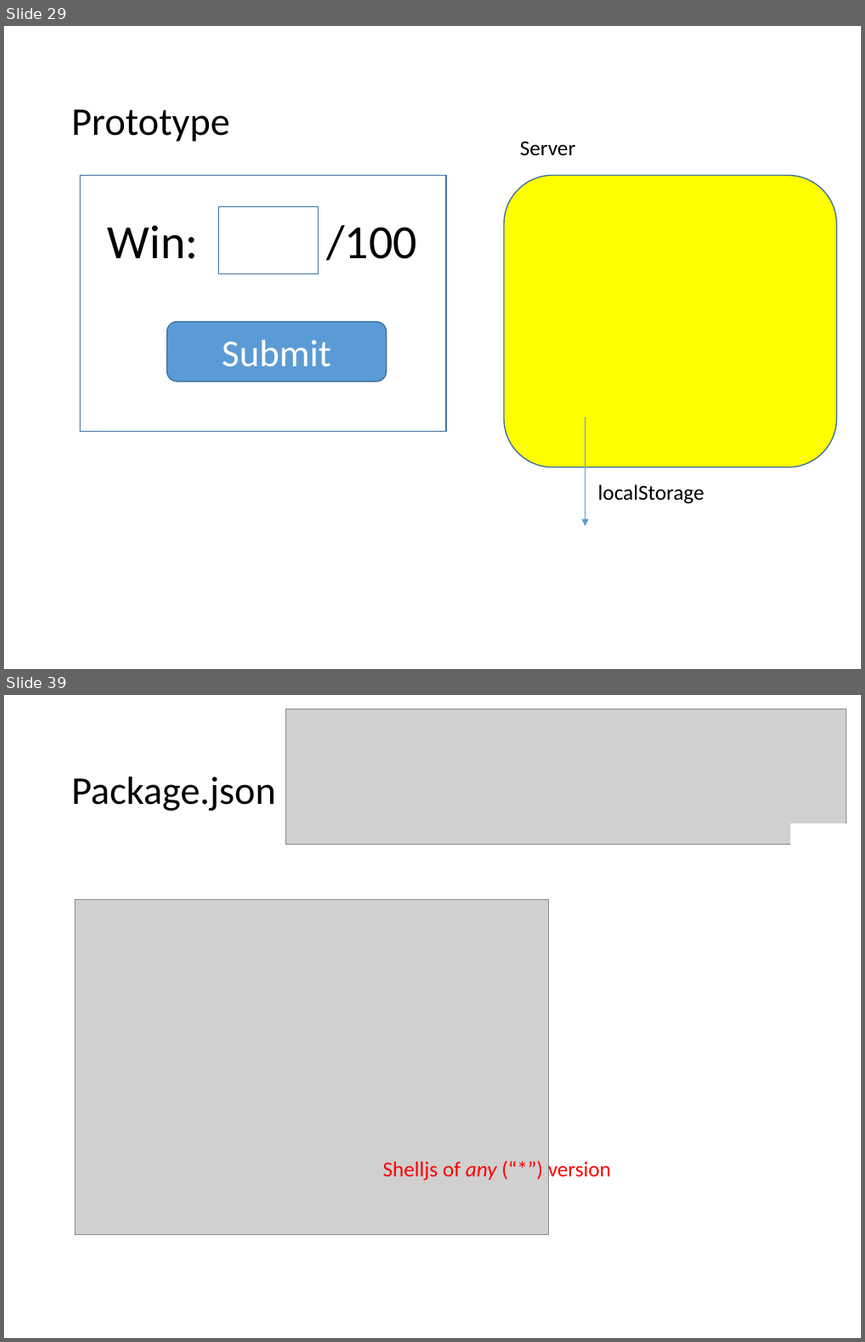
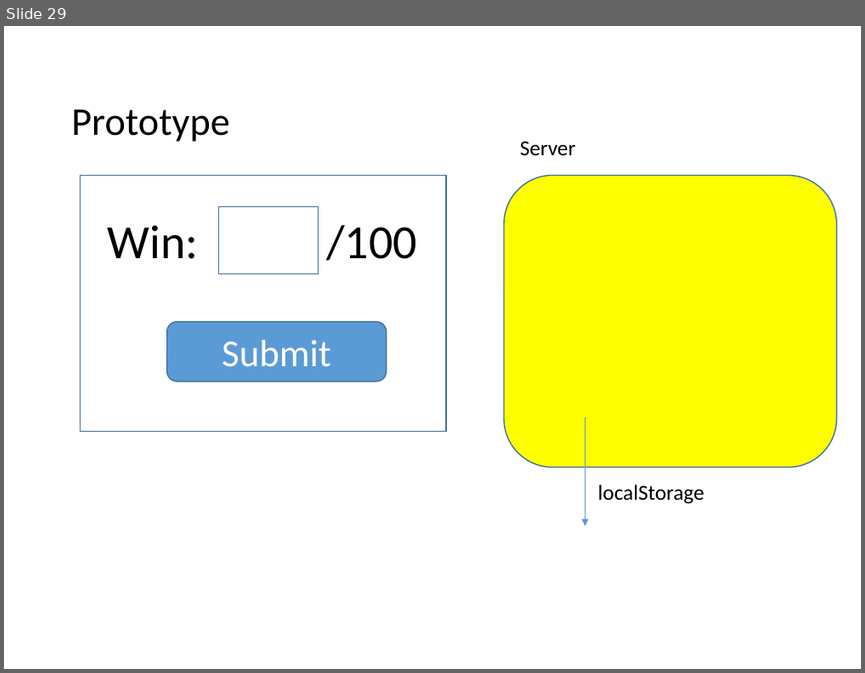
Before and after one commit to jyunming-chen/node-study, a slide deck: study.pptx. Shown one above the other, each under a label of ours: slides 29 and 39 before the commit, slide 29 after it; the slides between them are not shown. The pictures are 865x1342 and 865x673 pixels, drawn with LibreOffice and Linux fonts; fonts in the diff are those of the drawing; grey boxes stand for pictures. Boxes give left, top, right and bottom in pixels: in the first picture for what was removed or moved away, otherwise in the second. Text is boxed around its words. In the diff, an @@ line names an element or a change of style, - is before the commit and + after.

```diff
--- a/study.pptx
+++ b/study.pptx
@@ slide 39 removed at box(4, 695, 861, 1338), background #FFFFFF @@
@@ picture removed at box(286, 709, 846, 844) @@
@@ title removed at box(71, 777, 275, 811) @@
-Package.json
@@ rectangle removed at box(790, 823, 855, 871) @@
@@ picture removed at box(75, 899, 548, 1235) @@
@@ text removed at box(383, 1159, 611, 1182) @@
-Shelljs of any (“*”) version
```
Also in this commit, not shown: 5 slides changed, 3 slides added, 8 other slides removed, 11 other files.
